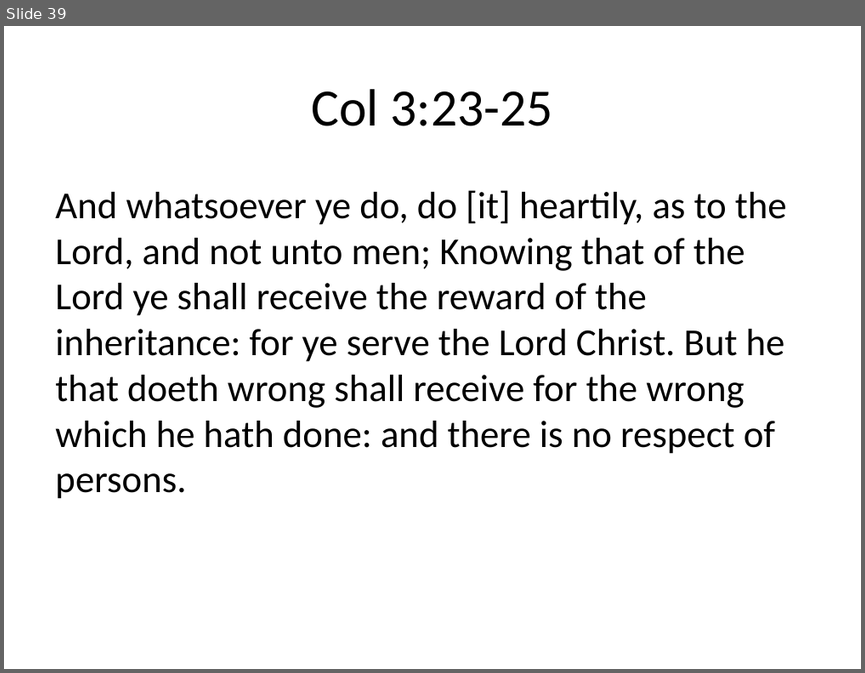
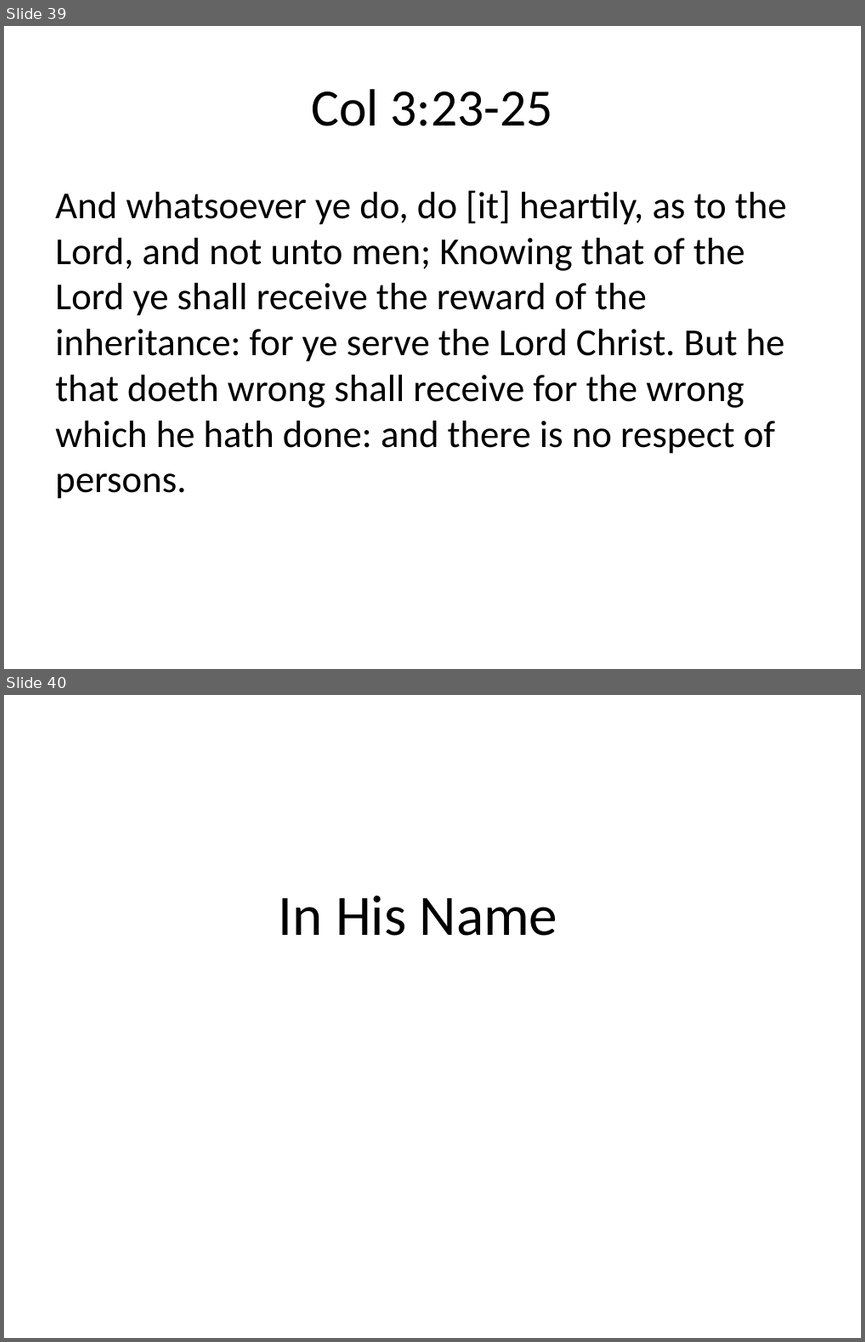
Before and after one commit to sjanhunen/dokimazo, a slide deck: presentations/InHisName.pptx. Shown one above the other, each under a label of ours: slide 39 before the commit, slides 39 and 40 after it. The pictures are 865x673 and 865x1342 pixels, drawn with LibreOffice and Linux fonts; fonts in the diff are those of the drawing. Boxes give left, top, right and bottom in pixels: in the first picture for what was removed or moved away, otherwise in the second. Text is boxed around its words. In the diff, an @@ line names an element or a change of style, - is before the commit and + after.

Commit message:
Complete the conclusion.

```diff
--- a/presentations/InHisName.pptx
+++ b/presentations/InHisName.pptx
@@ slide 40 added at bbox=[4, 695, 861, 1338], background #FFFFFF @@
@@ text added at bbox=[279, 895, 558, 936], 48 pt, text #000000 @@
+In His Name
```
